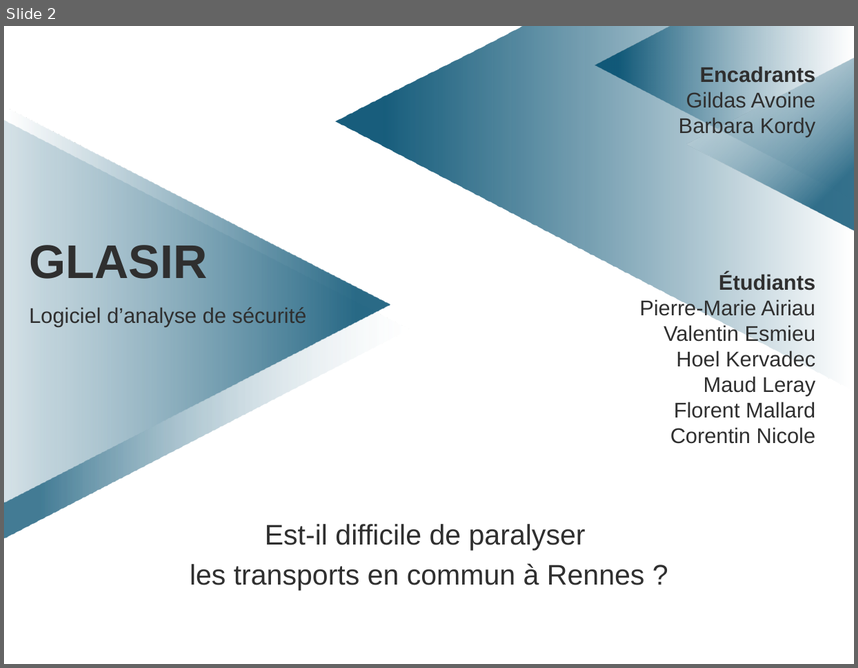
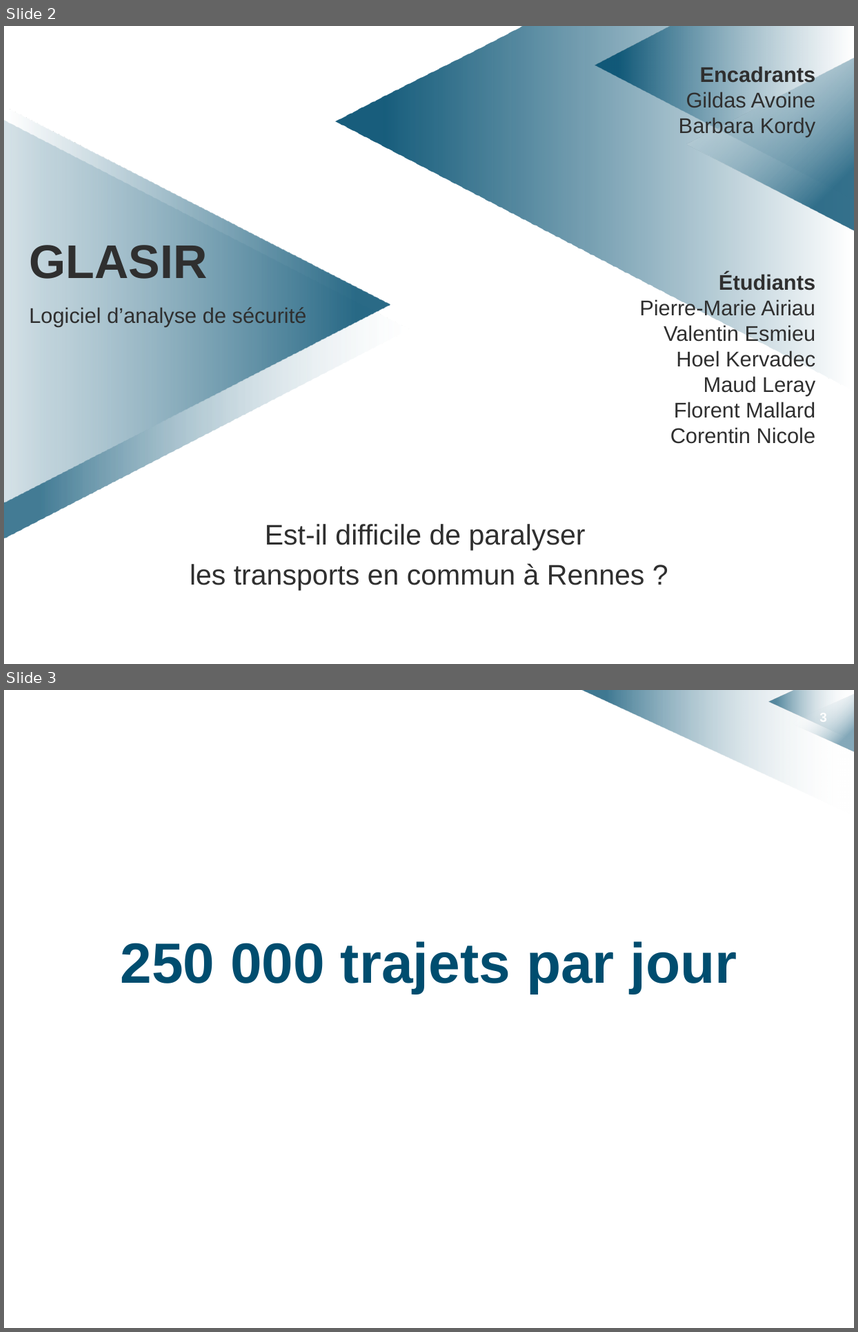
Before and after one commit to HKervadec/korrigolo, a slide deck: soutenances/projet_decembre/intro.pptx. Shown one above the other, each under a label of ours: slide 2 before the commit, slides 2 and 3 after it. The pictures are 858x668 and 858x1332 pixels, drawn with LibreOffice and Linux fonts; fonts in the diff are those of the drawing; background and template pictures are left out. Boxes give left, top, right and bottom in pixels: in the first picture for what was removed or moved away, otherwise in the second. Text is boxed around its words. In the diff, an @@ line names an element or a change of style, - is before the commit and + after.

```diff
--- a/soutenances/projet_decembre/intro.pptx
+++ b/soutenances/projet_decembre/intro.pptx
@@ slide 3 added at (x1=4, y1=690, x2=854, y2=1328), background #FFFFFF; not listed: 4 template elements that a slide beside it also shows @@
@@ text added at (x1=121, y1=941, x2=737, y2=993), 48 pt, text #004D6F, bold @@
+250 000 trajets par jour
```
Also in this commit, not shown: 1 slide changed, 1 other slide added, 1 slide removed, 1 other file.
